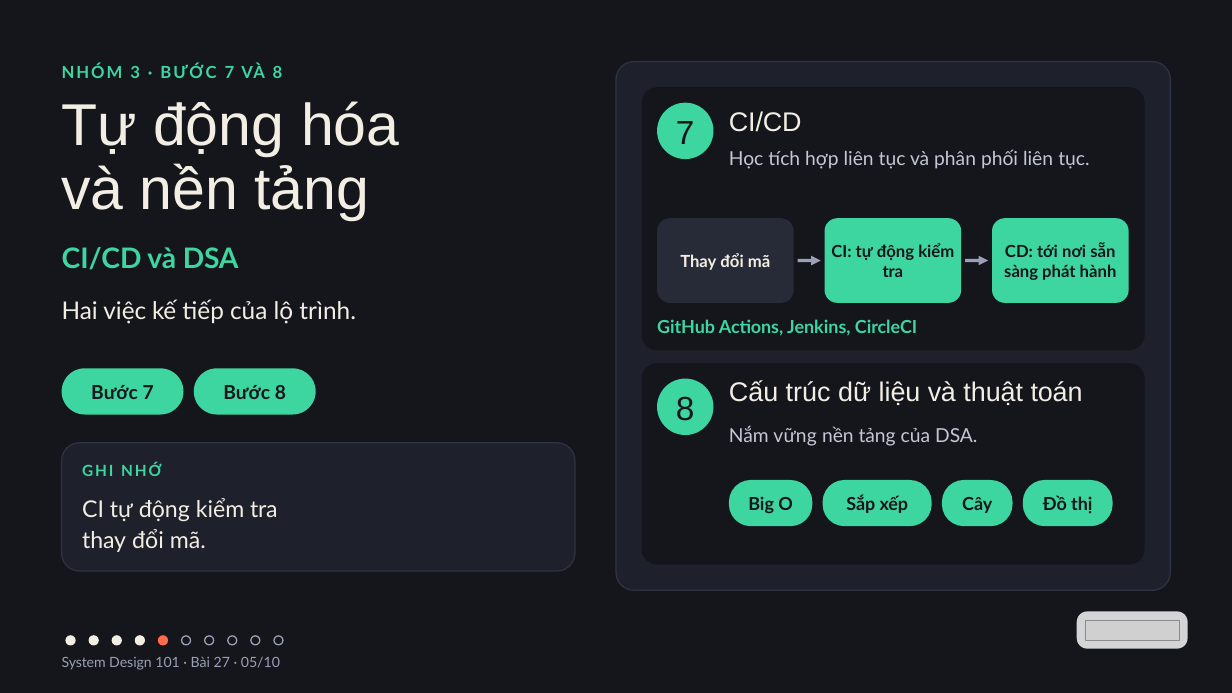
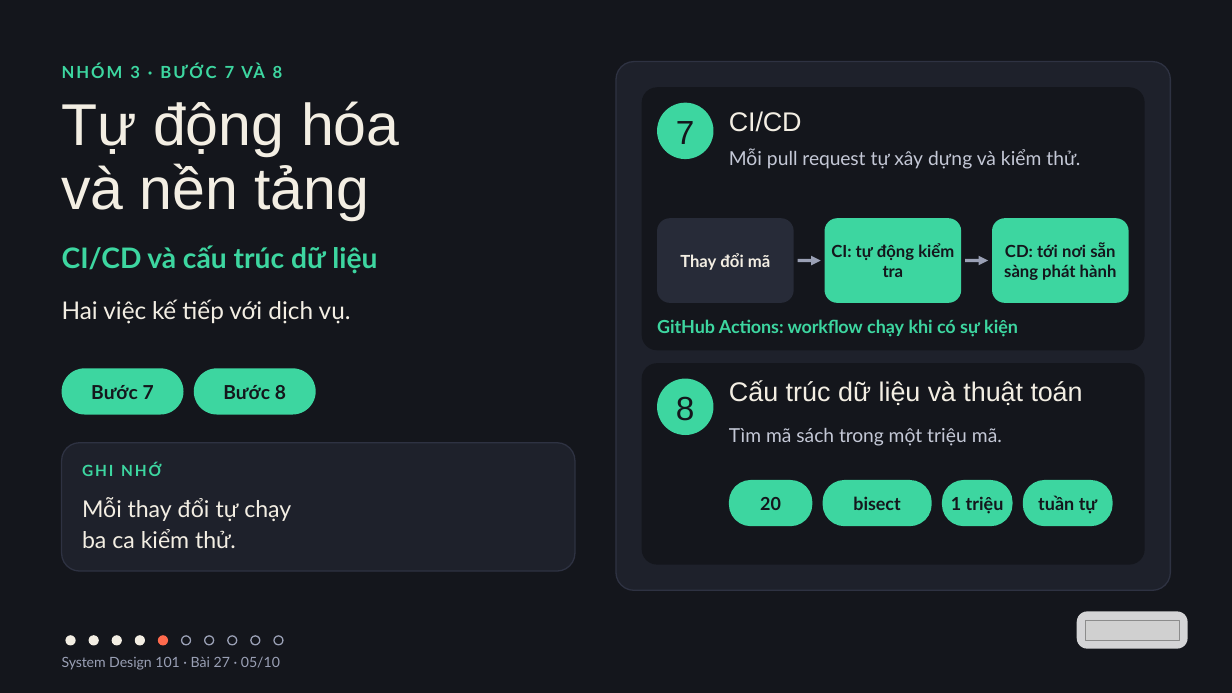
Before and after one commit to vohoailinh90/tool-marketing-studio, a slide deck: slide 5 of system-design-101/vi/lessons/sd-10-027/slides/sd-10-027.pptx. Drawn at 1232x693 pixels with LibreOffice and Linux fonts; fonts in the diff are those of the drawing; grey boxes stand for pictures. Boxes give left, top, right and bottom in pixels: in the first picture for what was removed or moved away, otherwise in the second. Text is boxed around its words. In the diff, an @@ line names an element or a change of style, - is before the commit and + after.

```diff
--- a/system-design-101/vi/lessons/sd-10-027/slides/sd-10-027.pptx
+++ b/system-design-101/vi/lessons/sd-10-027/slides/sd-10-027.pptx
@@ text at (729, 149, 1080, 169): text changed @@
-Học tích hợp liên tục và phân phối liên tục.
+Mỗi pull request tự xây dựng và kiểm thử.
@@ text at (62, 245, 377, 274): text changed @@
-CI/CD và DSA
+CI/CD và cấu trúc dữ liệu
@@ text at (62, 299, 351, 324): text changed @@
-Hai việc kế tiếp của lộ trình.
+Hai việc kế tiếp với dịch vụ.
@@ text at (657, 319, 1018, 337): text changed @@
-GitHub Actions, Jenkins, CircleCI
+GitHub Actions: workflow chạy khi có sự kiện
@@ text at (729, 428, 1002, 446): text changed @@
-Nắm vững nền tảng của DSA.
+Tìm mã sách trong một triệu mã.
@@ text at (82, 497, 291, 548): text changed @@
-CI tự động kiểm tra
-thay đổi mã.
+Mỗi thay đổi tự chạy
+ba ca kiểm thử.
@@ text in rounded rectangle at (760, 497, 781, 510): text changed @@
-Big O
+20
@@ text in rounded rectangle at (853, 496, 900, 510): text changed @@
-Sắp xếp
+bisect
@@ text in rounded rectangle at (951, 496, 1004, 514): text changed @@
-Cây
+1 triệu
@@ text in rounded rectangle at (1038, 495, 1097, 514): text changed @@
-Đồ thị
+tuần tự
```
Also in this commit, not shown: 9 other slides changed.
